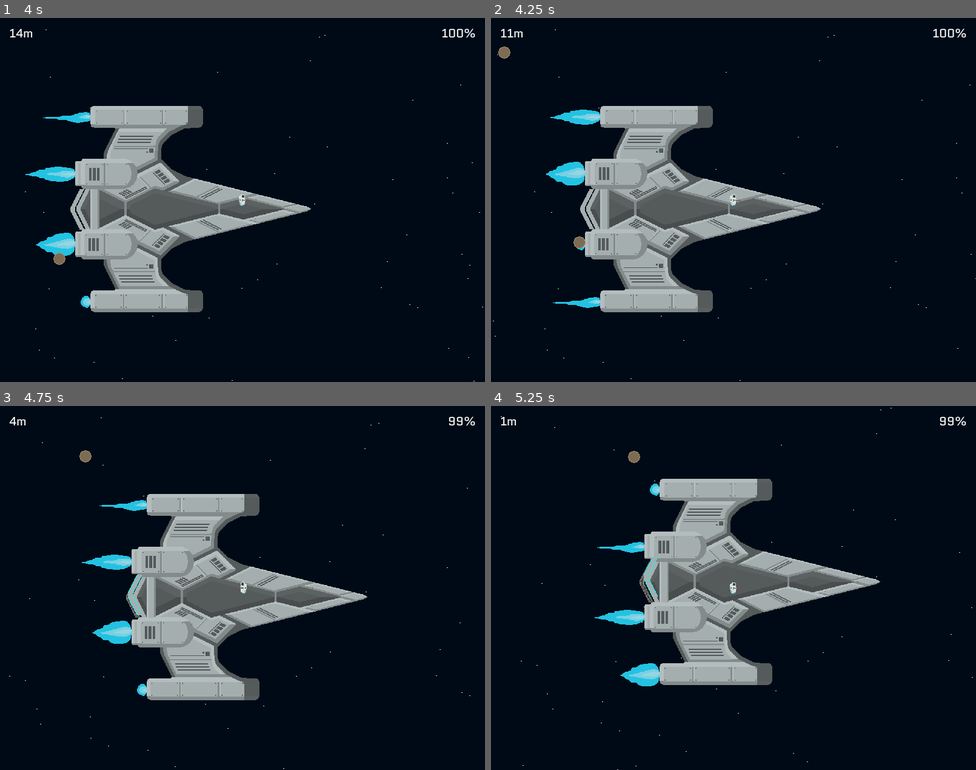
Above: before the commit, frames 1-4 (two rows, left to right).
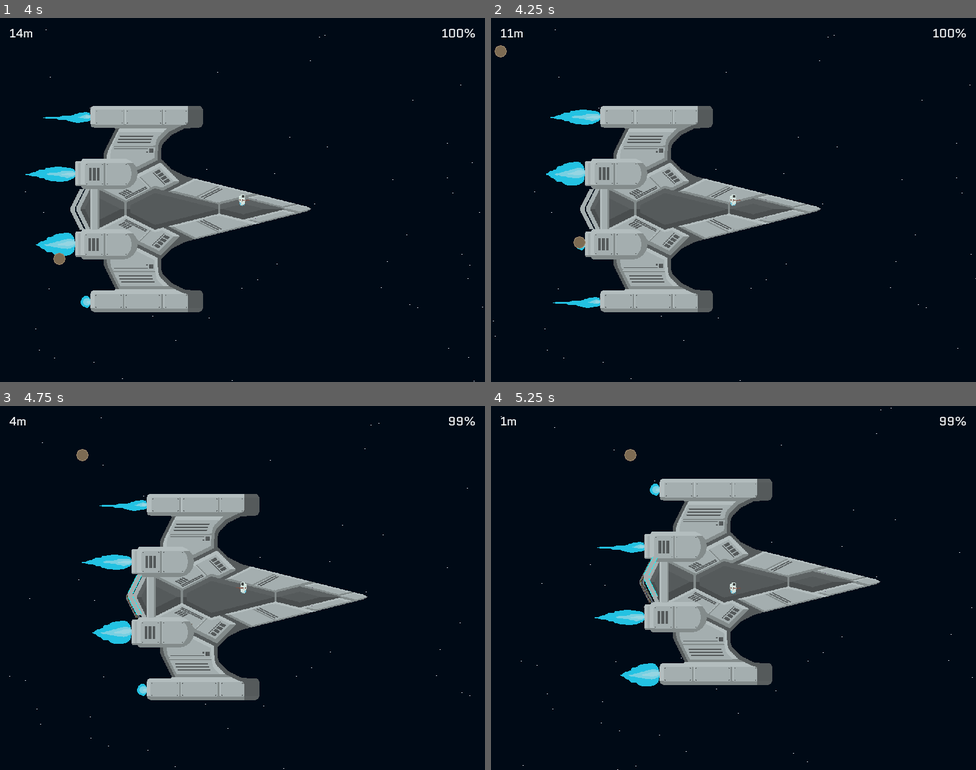
Above: after the commit, the same moments.

Repository: AlexTheRegent/endless-jam-2022
Game: Godot game, scene res://scenes/game.tscn
The game is run twice, just before and just after one commit, with the same random seed, the same clock (stepped at 60 frames per second) and the same inputs.
Inputs (mouse positions are in pixels of both pictures, inside the frame that each line leads up to):
- Up to frame 1 (4 s): tap Enter at 0.5 s; move the mouse to (349, 181) at 0.52 s; hold D (move_right) 0.53-1.28 s; tap E (use) every 0.75 s from 0.6 to 3.6 s; move the mouse to (145, 218) at 1.27 s; hold S (move_down) 1.28-2.03 s; move the mouse to (291, 119) at 2.02 s; hold D (move_right) 2.03-2.78 s; move the mouse to (218, 272) at 2.77 s; hold W (move_up) 2.78-3.53 s; move the mouse to (388, 254) at 3.52 s; hold A (move_left) from 3.53 s (still down)
- Up to frame 2 (4.25 s): keep holding A (move_left)
- Up to frame 3 (4.75 s): keep holding A (move_left); move the mouse to (97, 533) at 4.27 s; tap E (use) at 4.35 s
- Up to frame 4 (5.25 s): move the mouse to (757, 588) at 5.02 s; release A (move_left) at 5.03 s; hold S (move_down) from 5.03 s (still down); tap E (use) at 5.1 s

Frame 1 is identical in both runs. In frame 2, less than 0.1% of the frame differs, in the area x 0-4%, y 7-12%; in frame 3, less than 0.1%; in frame 4, less than 0.1%, in the area x 27-31%, y 11-16%.

Commit message:
Reduced star spawning rate

Diff:
--- a/scenes/game.gd
+++ b/scenes/game.gd
@@ -30,7 +30,7 @@
 		var gdir := (gtarget - gpos).normalized()
 		spawn_asteroid(gpos, gdir)
 
-	if randf() < 0.08:
+	if randf() < 0.04:
 		var gpos := Vector2(SPAWN_RANGE, randf() * SPAWN_RANGE * 2 - SPAWN_RANGE)
 		spawn_star(gpos, randf() * (STAR_SPEED_MAX - STAR_SPEED_MIN) + STAR_SPEED_MIN)
 
